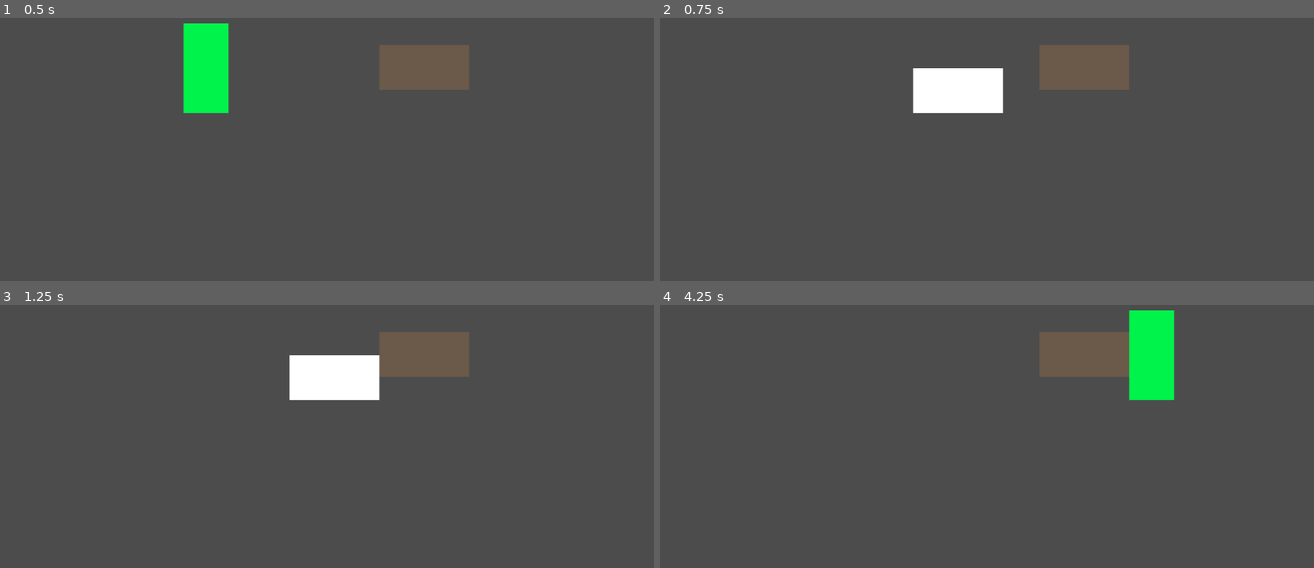
Above: before the commit, frames 1-4 (two rows, left to right).
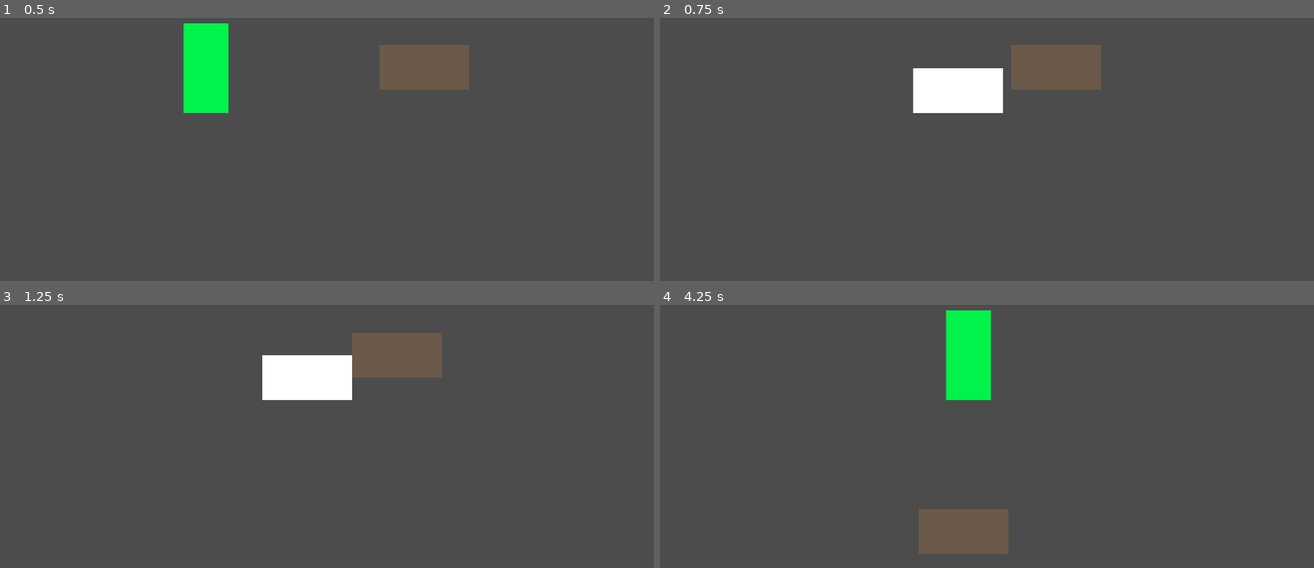
Above: after the commit, the same moments.

Repository: Develarooio/dont-be-a-sheep
Game: Godot game, scene res://Room.tscn
Two runs of this game, one before a commit and one after it. Both use one fixed random seed, a clock stepped at 60 frames per second and the inputs below.
Inputs:
- Up to frame 1 (0.5 s): no input
- Up to frame 2 (0.75 s): tap Enter at 0.5 s; hold Right (move_right) from 0.53 s (still down); tap Space (toggle_form) at 0.6 s
- Up to frame 3 (1.25 s): keep holding Right (move_right)
- Up to frame 4 (4.25 s): tap Space (toggle_form) at 1.25, 1.35, 2.1, 2.85, 3.6 s; release Right (move_right) at 1.28 s; hold Down (move_down) 1.28-2.03 s; hold Right (move_right) 2.03-2.78 s; tap Enter at 2.75 s; hold Up (move_up) 2.78-3.53 s; hold Left (move_left) from 3.53 s (still down)

Frame 1 is identical in both runs. In frame 2, 1.5% of the frame differs, in the area x 53-72%, y 10-28%; in frame 3, 2.6%; in frame 4, 9.4%, in the area x 39-79%, y 2-95%.
Error before the commit: Parse Error: Indented block expected after declaration of "_on_AgroArea_body_entered" function. (res://Wolf/Wolf.gd:17)

Commit message:
basic wolf following sheep

Diff:
--- a/Wolf/AgroArea.gd
+++ b/Wolf/AgroArea.gd
@@ -1,6 +1,8 @@
 extends Area2D
 
+signal sheep_detected
 
 func _process(delta):
 	for body in get_overlapping_bodies():
-		print(body.is_in_group("sheep"))
+		if body.is_in_group("sheep"):
+			emit_signal("sheep_detected", body.position)
--- a/Wolf/Wolf.gd
+++ b/Wolf/Wolf.gd
@@ -1,17 +1,15 @@
 extends KinematicBody2D
 
-# class member variables go here, for example:
-# var a = 2
-# var b = "textvar"
+var direction = Vector2(0,0)
+var speed = 400
+onready var agro = get_node("AgroArea")
 
 func _ready():
-	# Called every time the node is added to the scene.
-	# Initialization here
-	pass
+	agro.connect("sheep_detected" , self , "update_sheep_coord")
 
 func _process(delta):
-	pass
+	move_and_slide(direction * speed)
+	direction = Vector2(0,0)
 
-
-func _on_AgroArea_body_entered(body):
-	#print(body.is_in_group("humans"))
+func update_sheep_coord(sheep_position):
+	direction = Vector2(sheep_position - position).normalized()
--- a/Wolf/Wolf.tscn
+++ b/Wolf/Wolf.tscn
@@ -45,5 +45,3 @@
 [node name="CollisionShape2D" type="CollisionShape2D" parent="AgroArea" index="0"]
 
 shape = SubResource( 2 )
-
-[connection signal="body_entered" from="AgroArea" to="." method="_on_AgroArea_body_entered"]
Not shown, added: Wolf/google-chrome.desktop
